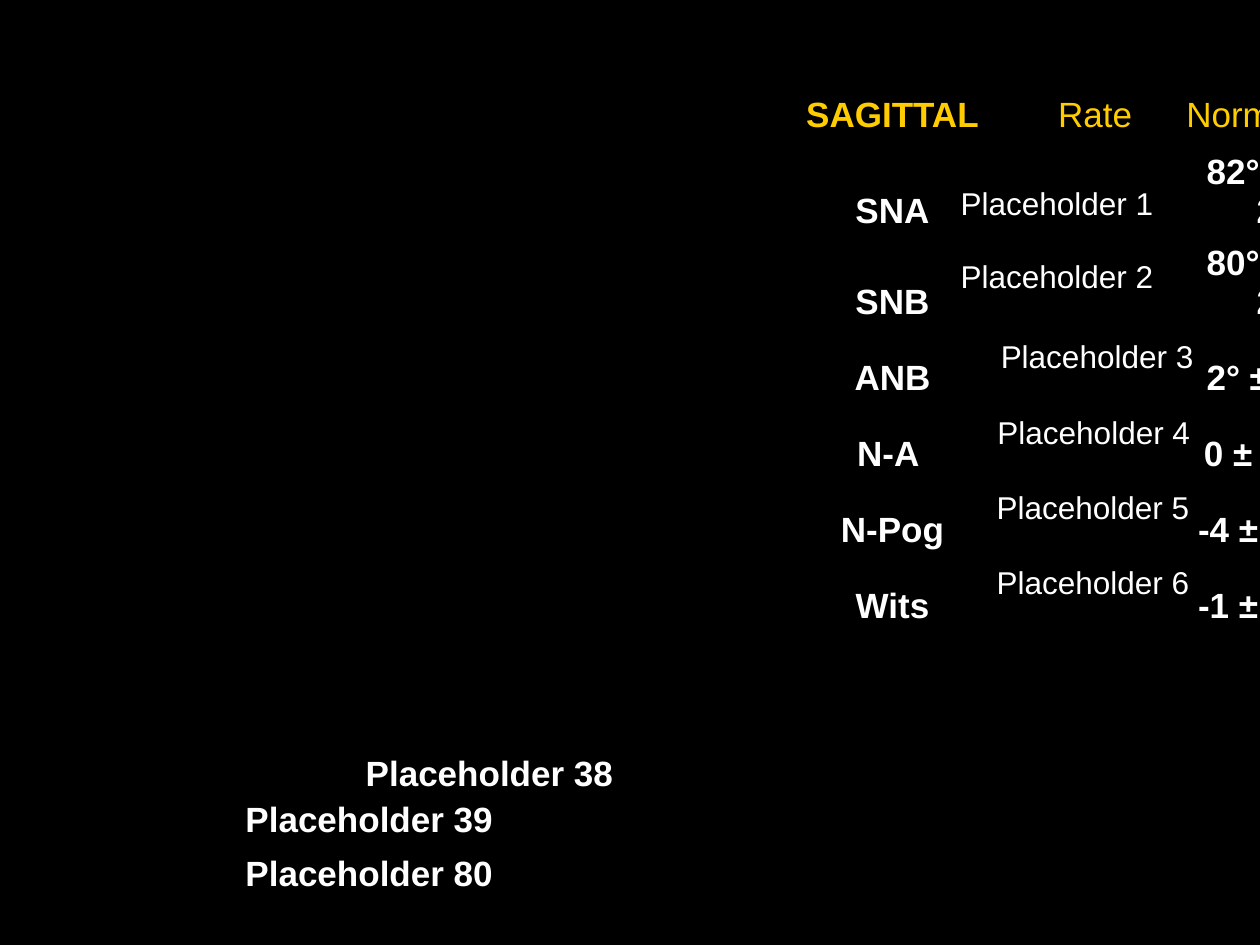
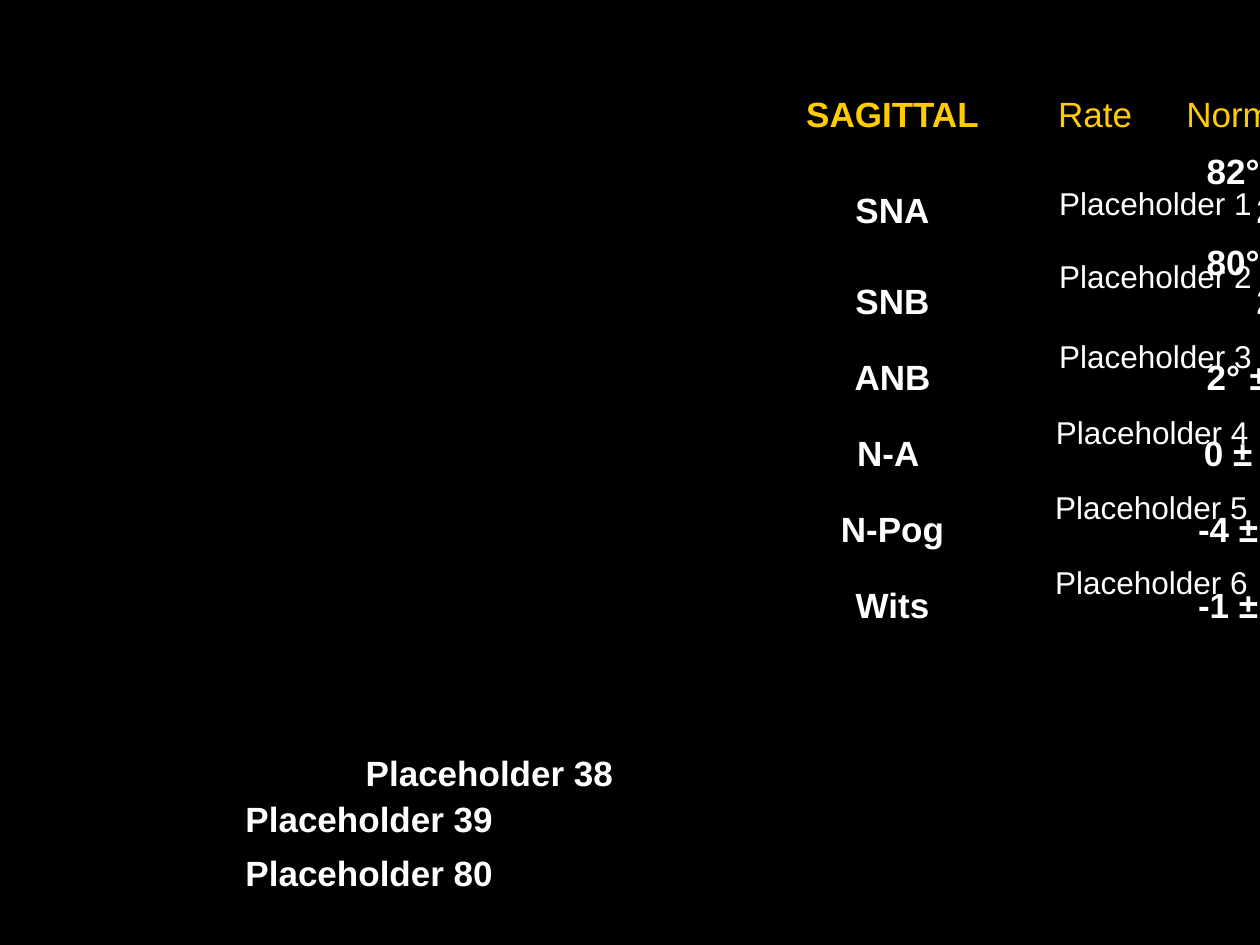
Before and after one commit to mehmetdas33/orthoslide-expert, a slide deck: slide 11 of sunum.pptx. Drawn at 1260x945 pixels with LibreOffice and Linux fonts; fonts in the diff are those of the drawing. Boxes give left, top, right and bottom in pixels: in the first picture for what was removed or moved away, otherwise in the second. Text is boxed around its words. In the diff, an @@ line names an element or a change of style, - is before the commit and + after.

```diff
--- a/sunum.pptx
+++ b/sunum.pptx
@@ text "Placeholder 1": place and size @@
-text "Placeholder 1" at [961,192,1154,216]
+text "Placeholder 1" at [1059,192,1252,216]
@@ text "Placeholder 2": place and size @@
-text "Placeholder 2" at [961,265,1154,289]
+text "Placeholder 2" at [1059,263,1252,289]
@@ 4 texts: place and size @@
-4 texts at [997,345,1194,595]
+4 texts at [1055,345,1252,600]
```
Also in this commit, not shown: 2 other slides changed, 7 other files.
